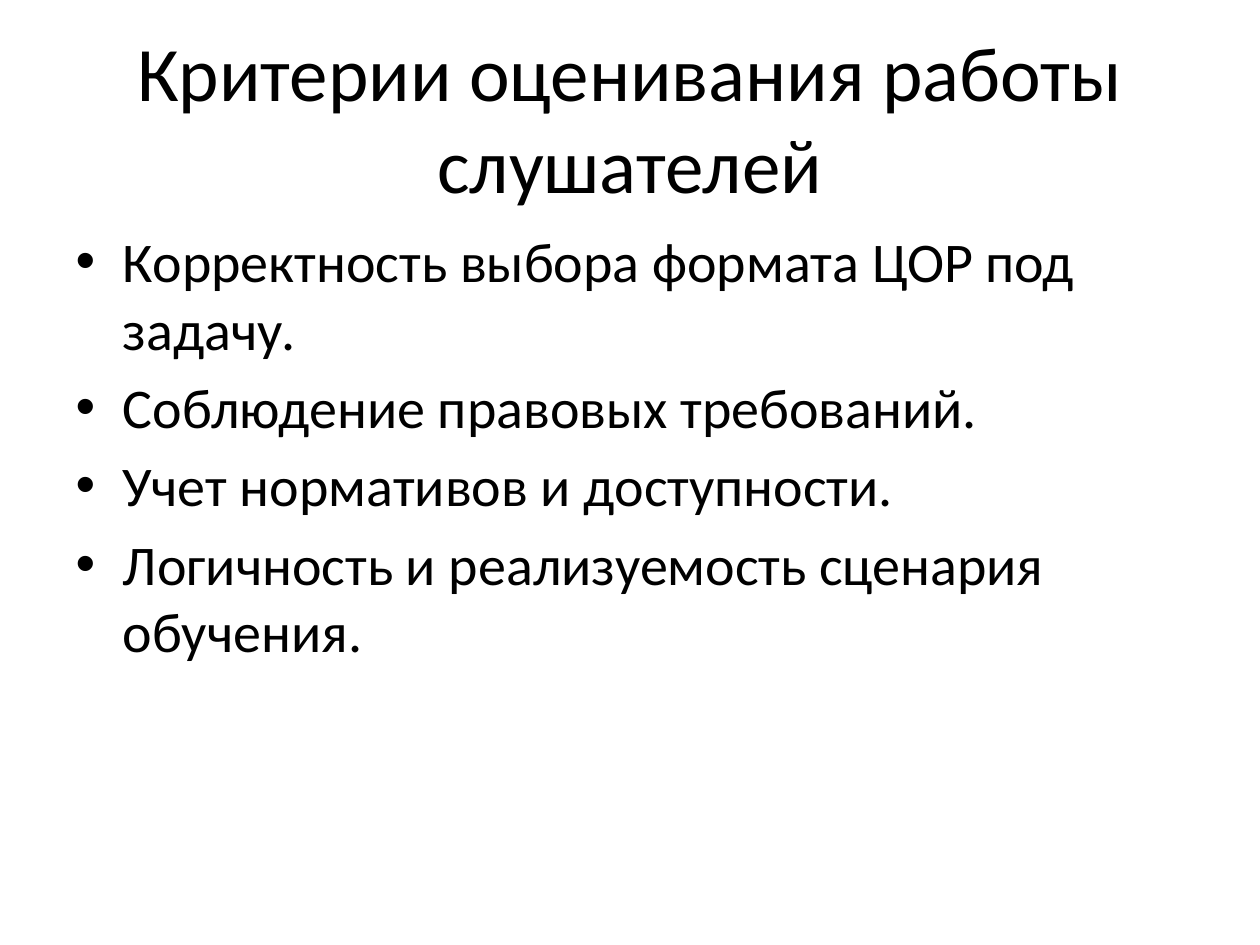
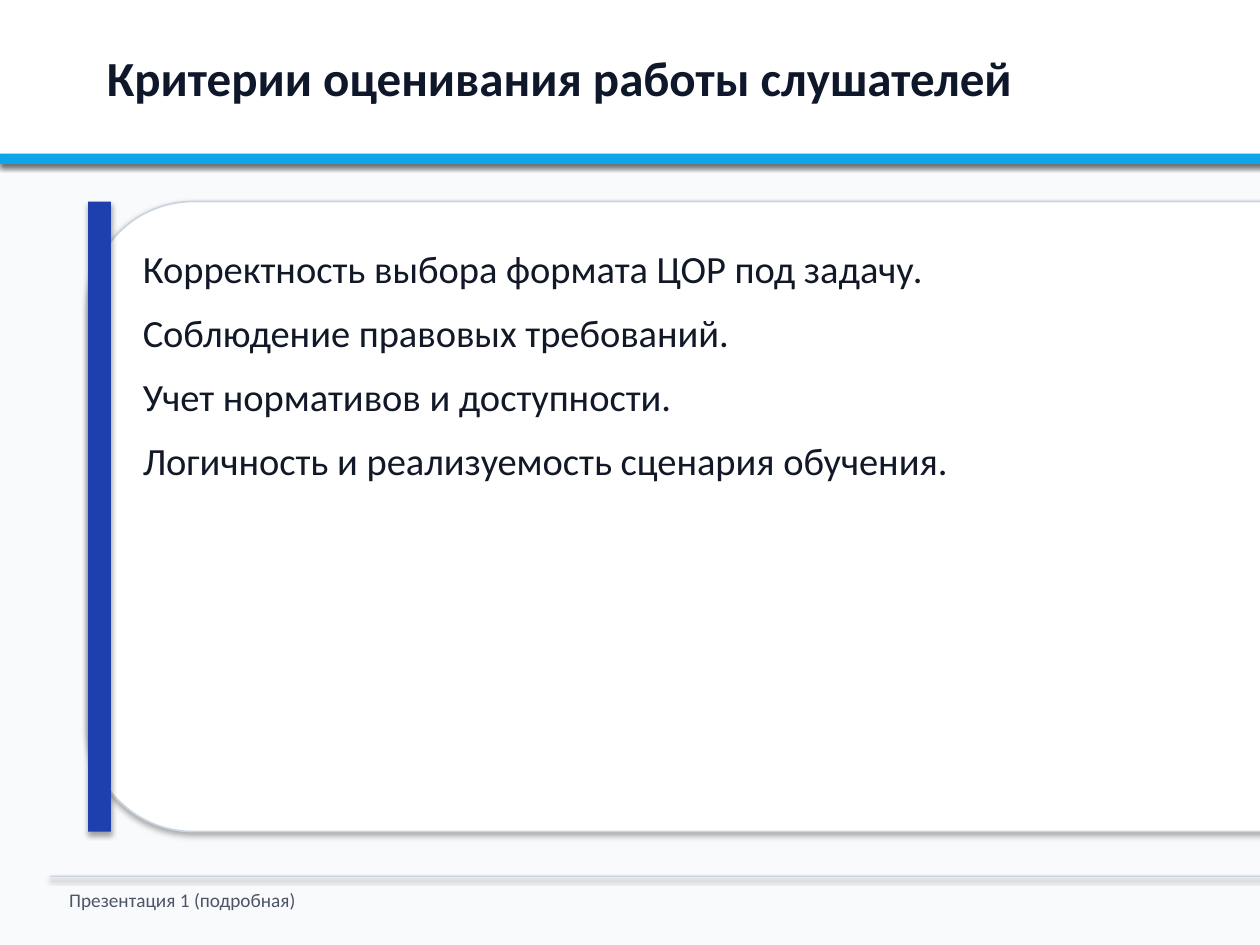
Before and after one commit to NastyaKL95/lms, a slide deck: slide 30 of presentation-topic-1-detailed.pptx (slide 27 before the commit). Drawn at 1260x945 pixels with LibreOffice and Linux fonts; fonts in the diff are those of the drawing. Boxes give left, top, right and bottom in pixels: in the first picture for what was removed or moved away, otherwise in the second. Text is boxed around its words. In the diff, an @@ line names an element or a change of style, - is before the commit and + after.

```diff
--- a/presentation-topic-1-detailed.pptx
+++ b/presentation-topic-1-detailed.pptx
@@ background #FFFFFF to #F8FAFC @@
@@ rectangle added at box(0, 0, 1260, 164), fill #FFFFFF @@
@@ text "Критерии оценивания работы слушателей": place and size @@
-text "Критерии оценивания работы слушателей" at box(137, 48, 1121, 206)
+text "Критерии оценивания работы слушателей" at box(107, 62, 1012, 104)
@@ text "Критерии оценивания работы слушателей" at box(107, 62, 1012, 104): size 44 to 28 pt, text colour #000000 to #0F172A, bold on; alignment centre to left; vertical alignment middle to top @@
@@ rectangle added at box(0, 154, 1260, 164), fill #0EA5E9 @@
@@ rounded rectangle added at box(88, 202, 1260, 832), fill #FFFFFF, outline #CBD5E1 1 pt @@
@@ rectangle added at box(88, 202, 111, 832), fill #1E40AF @@
@@ text "Корректность выбора формата ЦОР под ...": place and size @@
-text "Корректность выбора формата ЦОР под ..." at box(123, 244, 1074, 661)
+text "Корректность выбора формата ЦОР под ..." at box(143, 257, 947, 482)
@@ text "Корректность выбора формата ЦОР под ..." at box(143, 257, 947, 482): size 32 to 22 pt, text colour #000000 to #111827; bullet • to none; more space between paragraphs @@
@@ rectangle added at box(50, 876, 1260, 877), fill #CBD5E1 @@
@@ text added at box(69, 893, 295, 910), 11 pt, text #4B5563 @@
+Презентация 1 (подробная)
```
Also in this commit, not shown: 25 other slides changed, 4 slides added, 1 slide removed, 2 other files.
